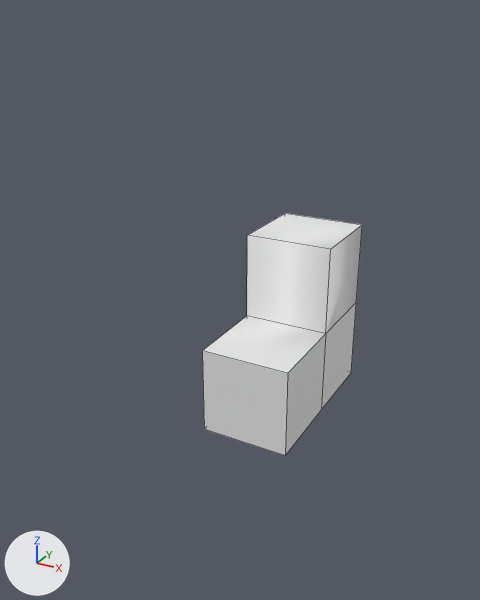
What one commit did to the FBX model dev/models/bones.fbx.
Before and after are seen from a camera (50 mm lens) standing at (5.75, -11.62, 7.67) and looking at (-0.35, -0.53, 2.13). The axes (+X, +Y, +Z) are drawn at lower left. The lights are the same throughout. The picture after the commit comes second. Mesh edges are drawn as thin lines.
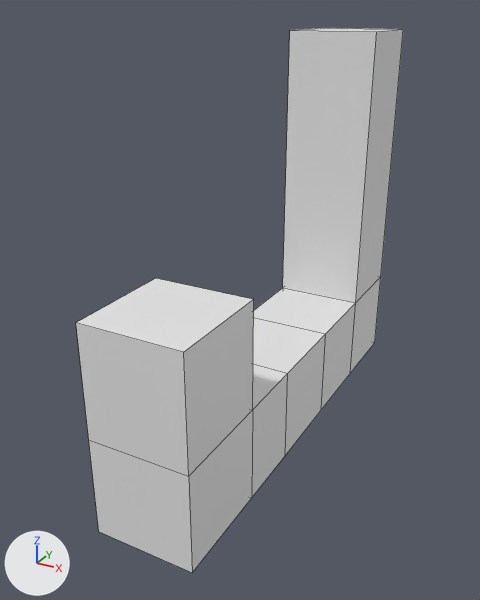
Scene script edits in JSON lines:
```json
{"block": "me_cube_001", "where": "# used by ob_cube_001; location = (0.0, 0.0, 0.0)"}
{"op": "remove", "block": "me_cube_001", "code": "me_cube_001.from_pydata(...)  # 16 vertices, 14 faces; spans x -1.0..1.0, y -1.0..3.0, z -1.0..3.0"}
{"op": "remove", "block": "me_cube_001", "code": "me_cube_001.materials.append(mat_material_001)  # white #e7e7e7"}
{"op": "add", "block": "me_cube_001", "code": "me_cube_001.from_pydata(...)  # 32 vertices, 30 faces; spans x -1.0..1.0, y -4.64..4.94, z -1.0..7.22"}
{"block": "me_cube_001", "change": "me_cube_001 part 1"}
{"block": "me_cube_001", "change": "8 vertices are removed from x -1.0..1.0, y 1.0..3.0, z -1.0..3.0"}
{"block": "me_cube_001", "change": "14 faces are deleted"}
{"block": "me_cube_001", "change": "24 vertices are added at x -1.0..1.0, y -4.64..4.94, z -1.0..7.22"}
{"block": "me_cube_001", "change": "30 new faces join them"}
```

What differs and where, as boxes [x1, y1, x2, y2] in the pictures (480 x 600 px):
```json
{"object": "Cube.001", "change": "reshaped", "before": [202, 213, 362, 456], "after": [76, 28, 403, 573], "on screen": "104% wider, 124% taller"}
```
